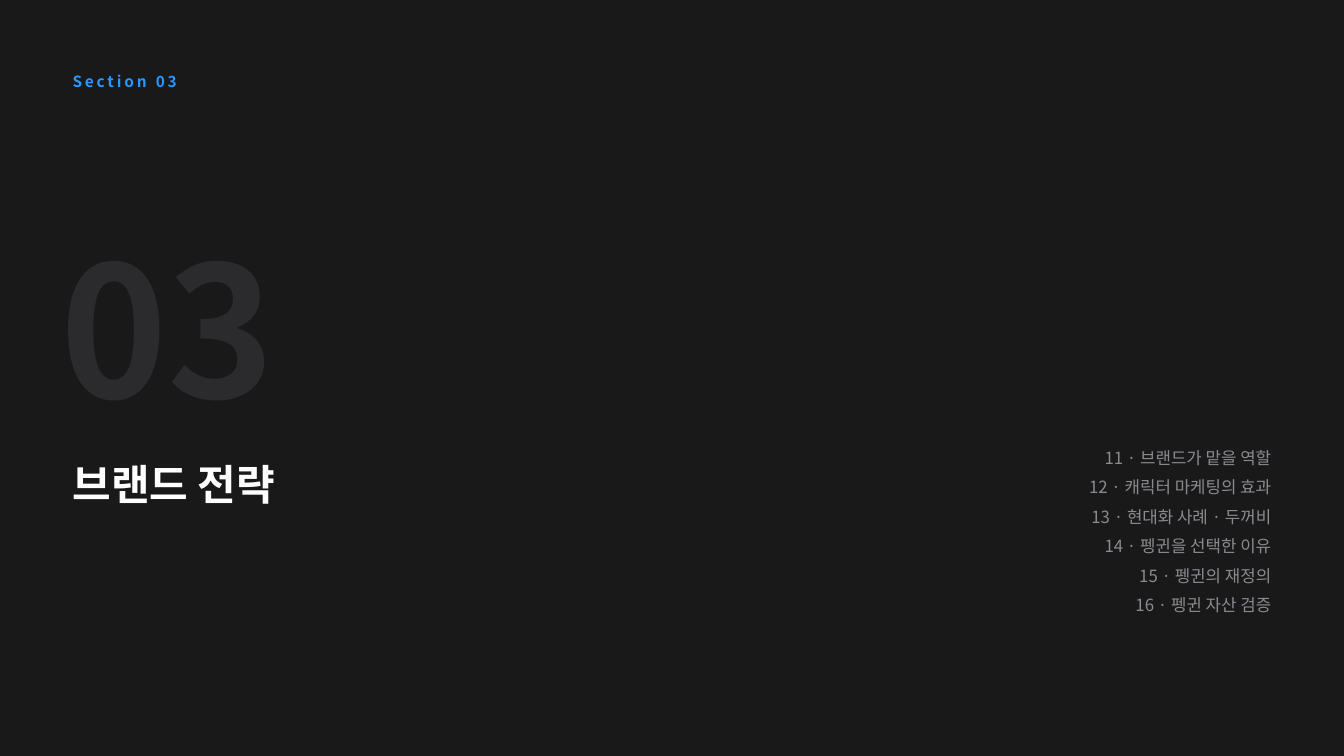
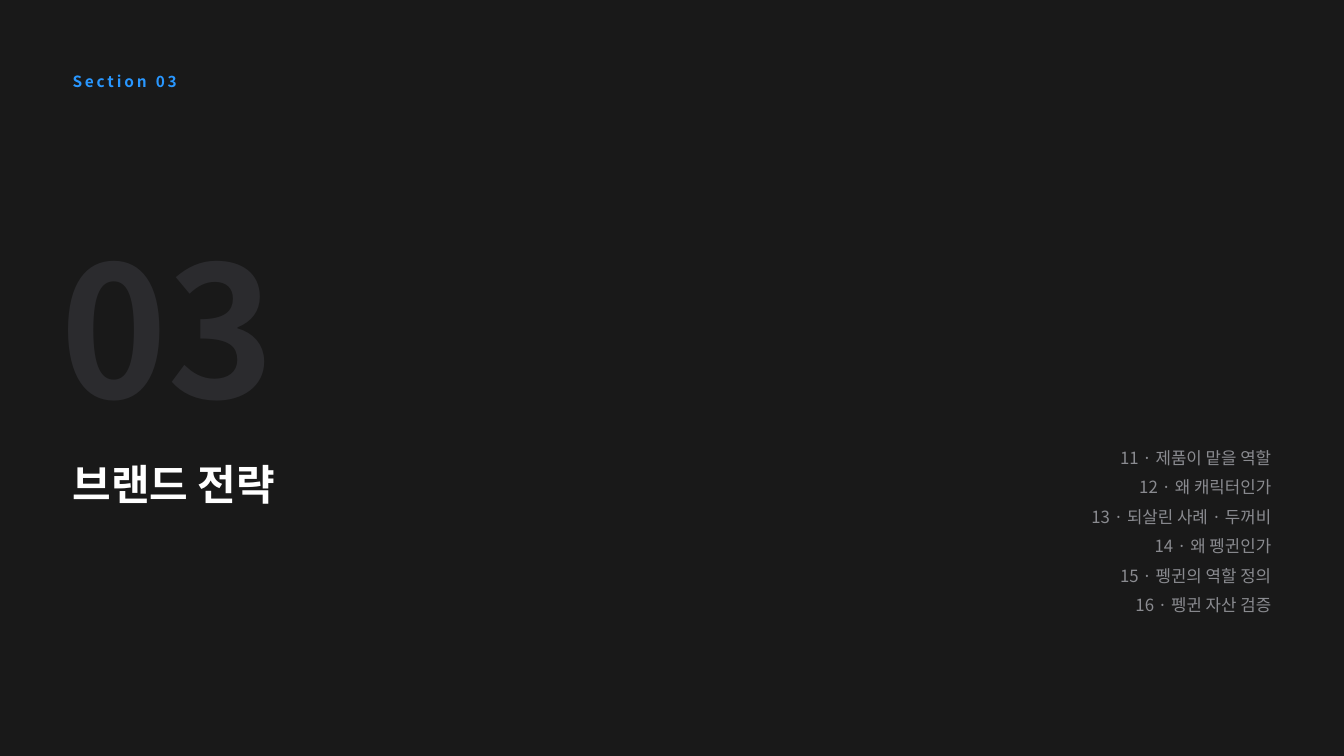
Before and after one commit to PhrenO0/CHAI-AI, a slide deck: slide 14 of 청호나이스-브랜드전략-제안.pptx. Drawn at 1344x756 pixels with LibreOffice and Linux fonts; fonts in the diff are those of the drawing. Boxes give left, top, right and bottom in pixels: in the first picture for what was removed or moved away, otherwise in the second. Text is boxed around its words. In the diff, an @@ line names an element or a change of style, - is before the commit and + after.

```diff
--- a/청호나이스-브랜드전략-제안.pptx
+++ b/청호나이스-브랜드전략-제안.pptx
@@ text at [1091,450,1271,583]: text changed @@
-11 · 브랜드가 맡을 역할
-12 · 캐릭터 마케팅의 효과
-13 · 현대화 사례 · 두꺼비
-14 · 펭귄을 선택한 이유
-15 · 펭귄의 재정의
+11 · 제품이 맡을 역할
+12 · 왜 캐릭터인가
+13 · 되살린 사례 · 두꺼비
+14 · 왜 펭귄인가
+15 · 펭귄의 역할 정의
```
Also in this commit, not shown: 6 other slides changed, 1 other file.
